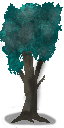
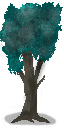
Two versions of the same layered image (w=64, h=128). Layer-by-layer changes:
"Layer 2": opacity 41% → 30%, painted on it over bbox(2, 59, 57, 128)
